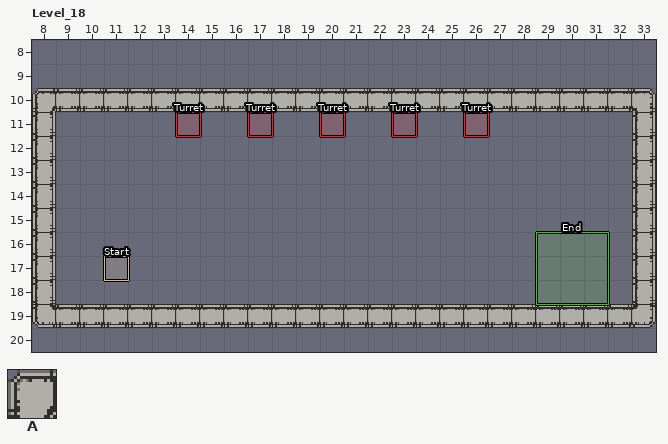
Level history. LDtk project: source/data/world.ldtk. Above, as it was before the edit.
Cells are 16x16 px. Shown: Level_18 x 8..33, y 8..20. The commit also changed other parts of the map, which this record leaves out.
Key: from "Walls": A 1.
_ is an empty cell.
Objects are placed by their top-left corner, in cells (3,4 is the top-left corner of cell 3,4); size is 1x1 cell unless given.
Layer "Walls" before, first column x 8:
 8 __________________________
 9 __________________________
10 AAAAAAAAAAAAAAAAAAAAAAAAAA
11 A________________________A
12 A________________________A
13 A________________________A
14 A________________________A
15 A________________________A
16 A________________________A
17 A________________________A
18 A________________________A
19 AAAAAAAAAAAAAAAAAAAAAAAAAA
20 __________________________
Objects on layer "Hazards" before:
"Start" rectangle at 11,17
"End" rectangle at 29,16 size 3x3
"Turret" rectangle at 14,11
"Turret" rectangle at 17,11
"Turret" rectangle at 20,11
"Turret" rectangle at 23,11
"Turret" rectangle at 26,11
The result:
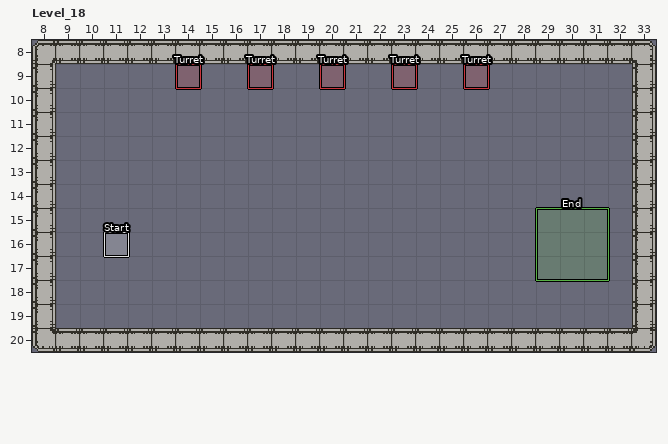
The exact change:
Changed rows in their new state; . is an unchanged cell.
Layer "Hazards":
changed: "Start" rectangle at 11,17 -> "Start" rectangle at 11,16
changed: "End" rectangle at 29,16 size 3x3 -> "End" rectangle at 29,15 size 3x3
changed: "Turret" rectangle at 14,11 -> "Turret" rectangle at 14,9
changed: "Turret" rectangle at 17,11 -> "Turret" rectangle at 17,9
changed: "Turret" rectangle at 20,11 -> "Turret" rectangle at 20,9
changed: "Turret" rectangle at 23,11 -> "Turret" rectangle at 23,9
changed: "Turret" rectangle at 26,11 -> "Turret" rectangle at 26,9
Layer "Walls":
first column x 8:
 8 AAAAAAAAAAAAAAAAAAAAAAAAAA
 9 A........................A
10 .________________________.
first column x 8:
19 .________________________.
20 AAAAAAAAAAAAAAAAAAAAAAAAAA
